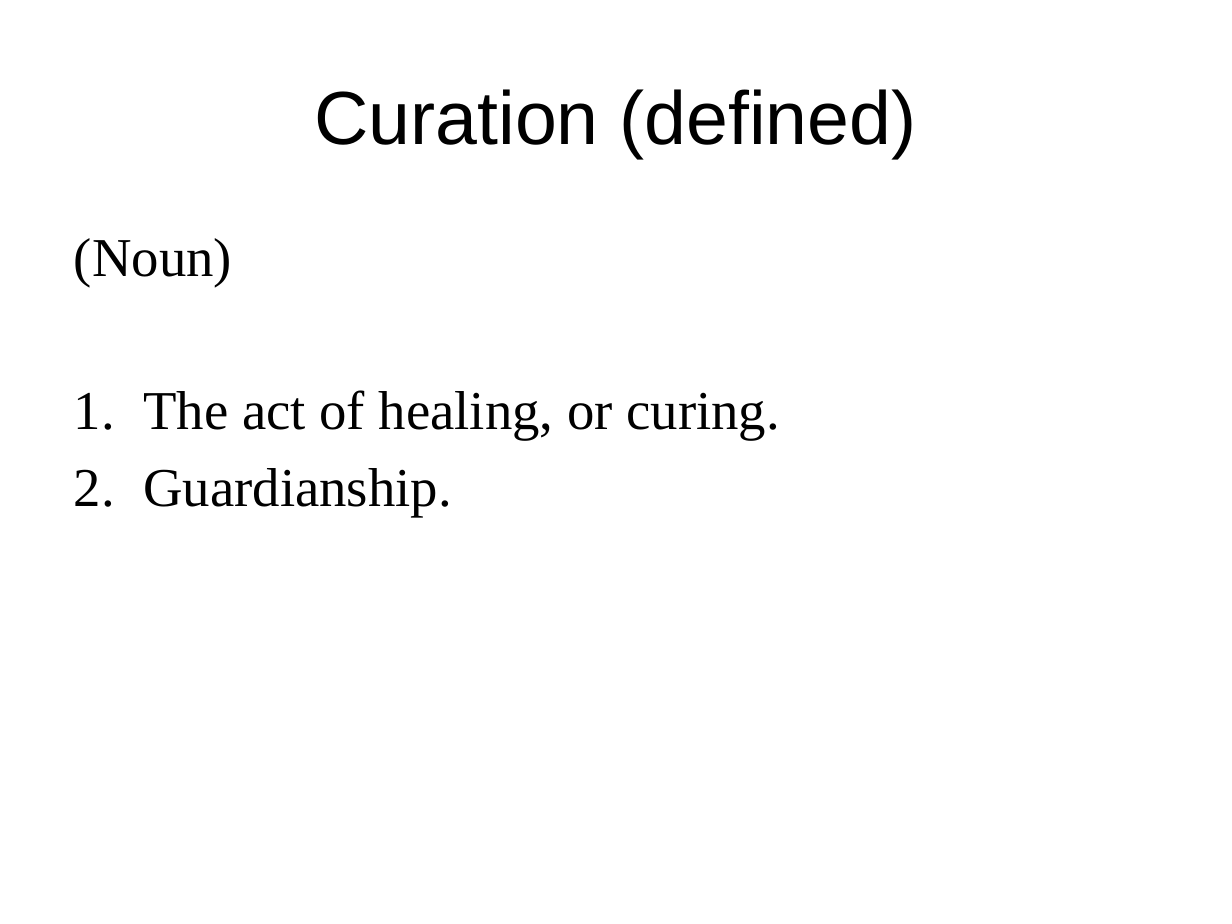
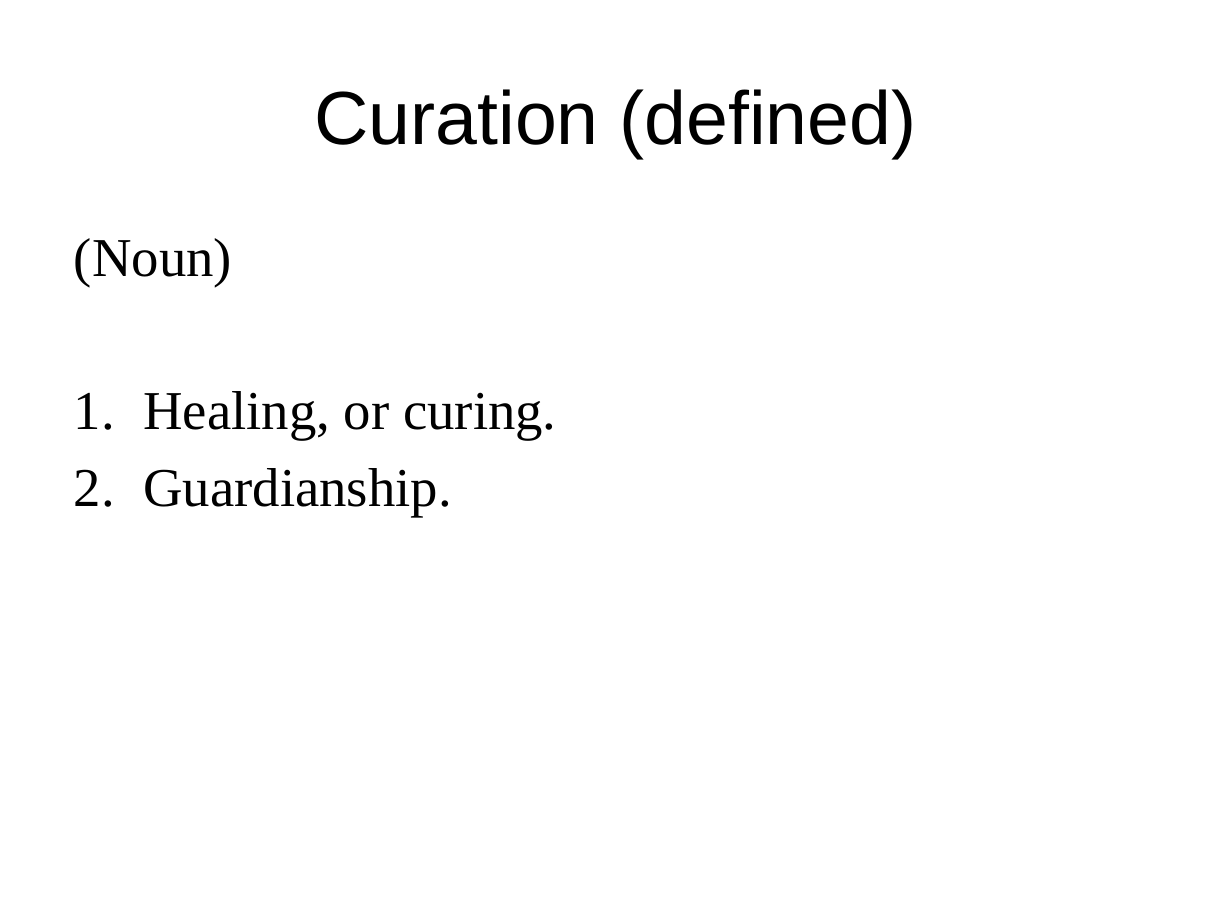
Before and after one commit to DataCurationWorkshop/HongKongCurationWorkshop, a slide deck: slide 26 of Day_1/Day_1_Lectures/Slides/Day_1_Lecture_Intro.pptx (slide 25 before the commit). Drawn at 1232x924 pixels with LibreOffice and Linux fonts; fonts in the diff are those of the drawing; background and template pictures are left out. Boxes give left, top, right and bottom in pixels: in the first picture for what was removed or moved away, otherwise in the second. Text is boxed around its words. In the diff, an @@ line names an element or a change of style, - is before the commit and + after.

Commit message:
push editing of slides

```diff
--- a/Day_1/Day_1_Lectures/Slides/Day_1_Lecture_Intro.pptx
+++ b/Day_1/Day_1_Lectures/Slides/Day_1_Lecture_Intro.pptx
@@ text at bbox=[143, 391, 556, 440]: text changed @@
-1. The act of healing, or curing.
+1. Healing, or curing.
```
Also in this commit, not shown: 1 slide added, 1 other file.
